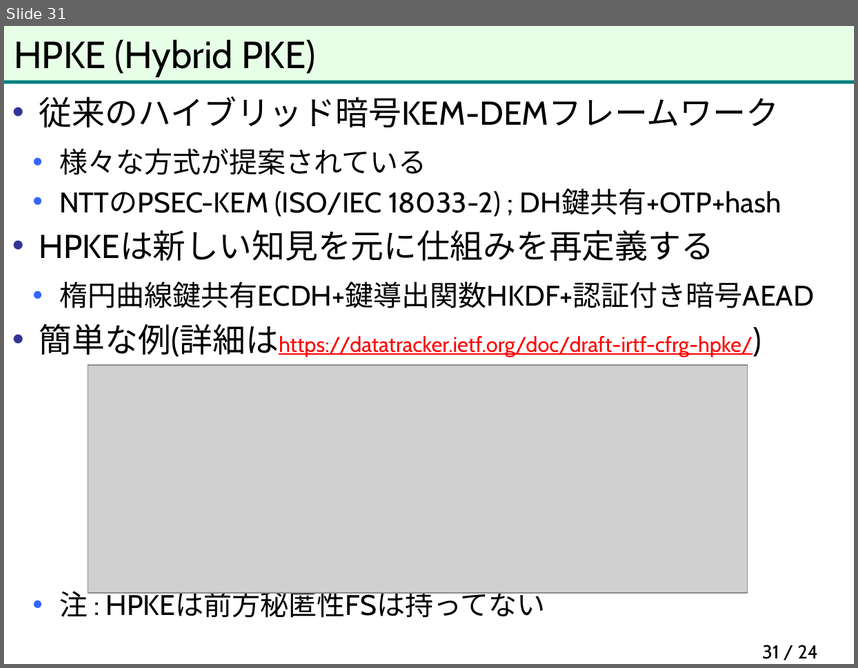
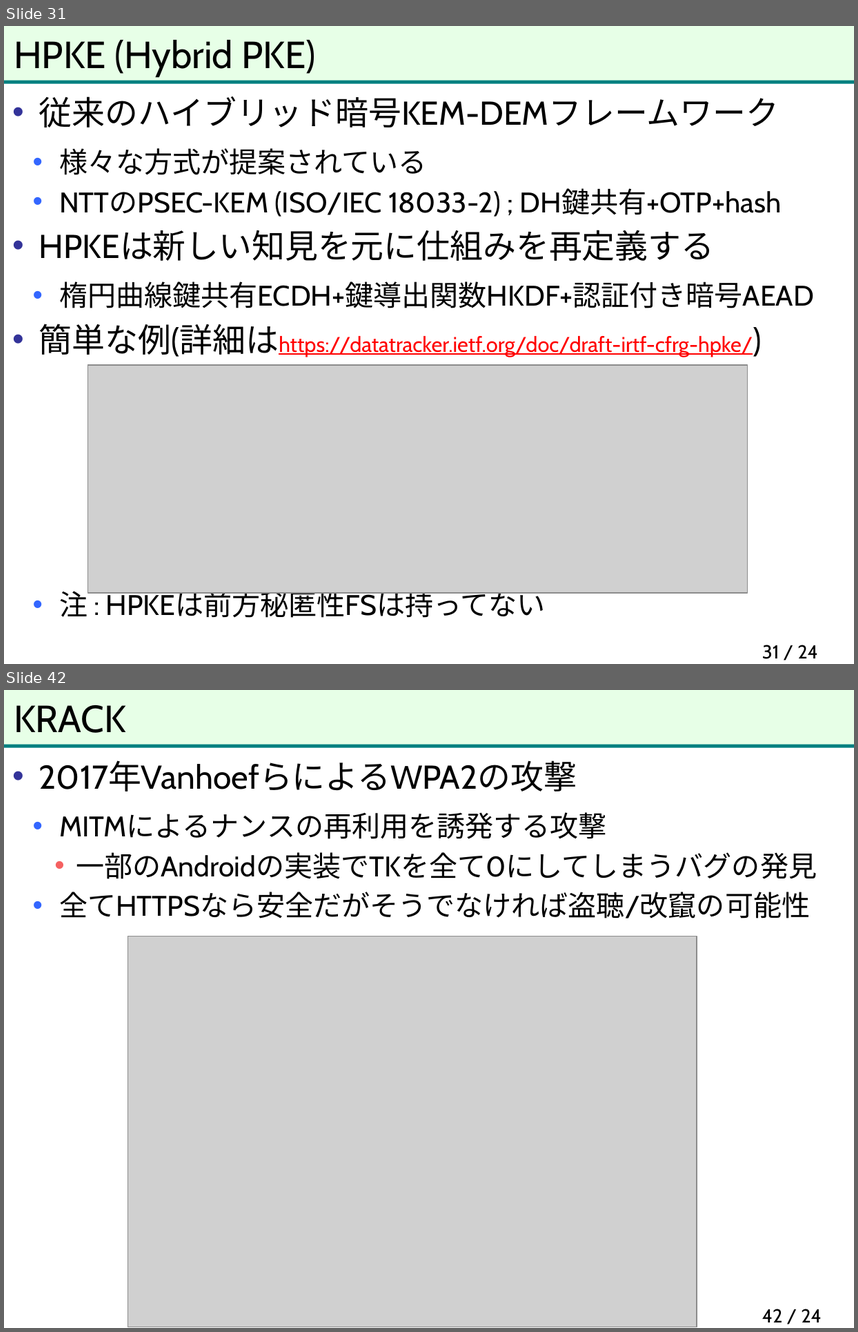
Before and after one commit to herumi/anninbon, a slide deck: lec/anninbon9.pptx. Shown one above the other, each under a label of ours: slide 31 before the commit, slides 31 and 42 after it; the slides between them are not shown. The pictures are 858x668 and 858x1332 pixels, drawn with LibreOffice and Linux fonts; fonts in the diff are those of the drawing; grey boxes stand for pictures; background and template pictures are left out. Boxes give left, top, right and bottom in pixels: in the first picture for what was removed or moved away, otherwise in the second. Text is boxed around its words. In the diff, an @@ line names an element or a change of style, - is before the commit and + after.

```diff
--- a/lec/anninbon9.pptx
+++ b/lec/anninbon9.pptx
@@ slide 42 added at [4,690,854,1328], background #FFFFFF; not listed: 2 template elements that a slide beside it also shows @@
@@ title added at [14,705,126,733], 32 pt, text #000000 @@
+KRACK
@@ text added at [39,760,817,918], 24 pt, text #000000 @@
+• 2017年VanhoefらによるWPA2の攻撃
+  • MITMによるナンスの再利用を誘発する攻撃
+    • 一部のAndroidの実装でTKを全て0にしてしまうバグの発見
+  • 全てHTTPSなら安全だがそうでなければ盗聴/改竄の可能性
@@ picture added at [128,936,697,1327] @@
@@ page number added at [762,1308,822,1322], 16 pt, text #000000 @@
+42 / 24
```
Also in this commit, not shown: 12 other slides added.
